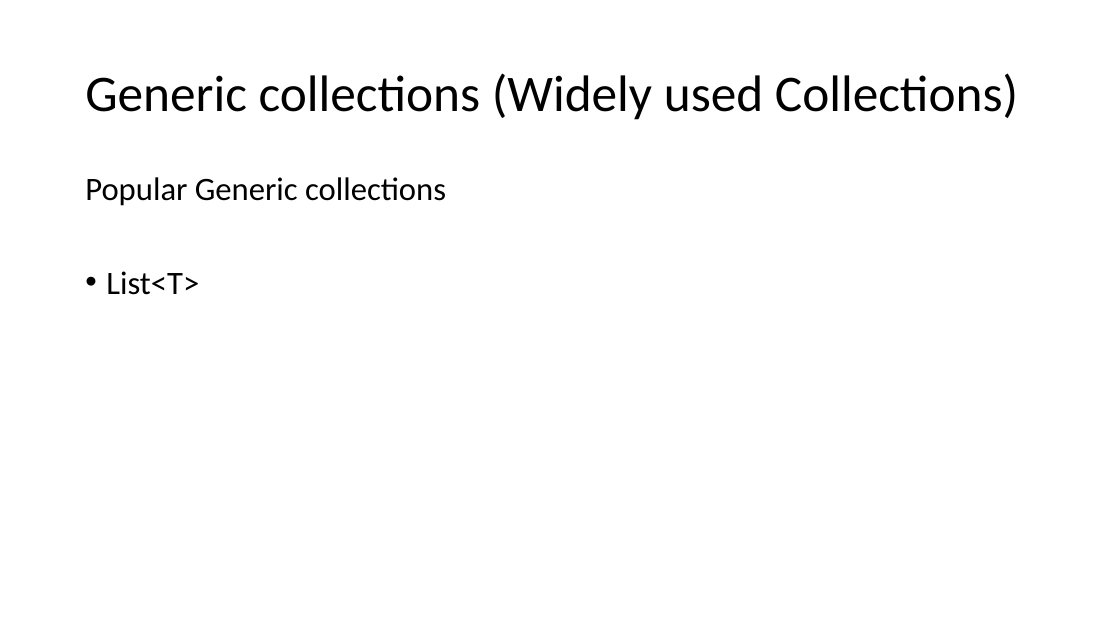
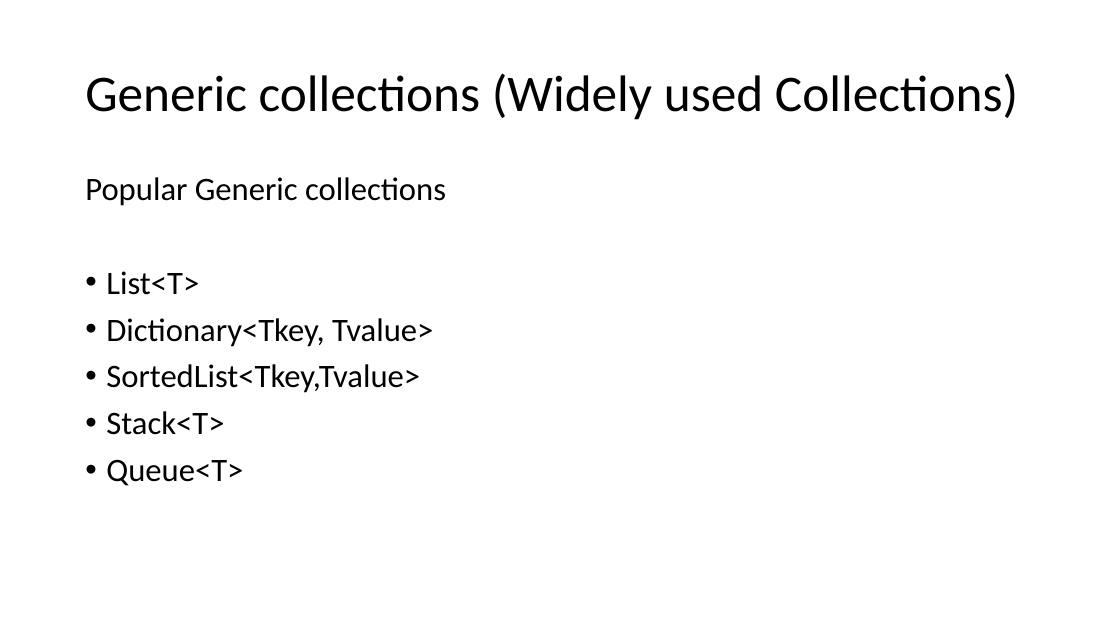
Before and after one commit to PraveenNunna/CollectionsDemo, a slide deck: slide 5 of Presentation.pptx. Drawn at 1120x630 pixels with LibreOffice and Linux fonts; fonts in the diff are those of the drawing. Boxes give left, top, right and bottom in pixels: in the first picture for what was removed or moved away, otherwise in the second. Text is boxed around its words. In the diff, an @@ line names an element or a change of style, - is before the commit and + after.

```diff
--- a/Presentation.pptx
+++ b/Presentation.pptx
@@ text at box(106, 318, 433, 486): paragraphs added @@
+• Dictionary<Tkey, Tvalue>
+• SortedList<Tkey,Tvalue>
+• Stack<T>
+• Queue<T>
```
Also in this commit, not shown: 1 other slide changed, 1 slide removed, 7 other files.
